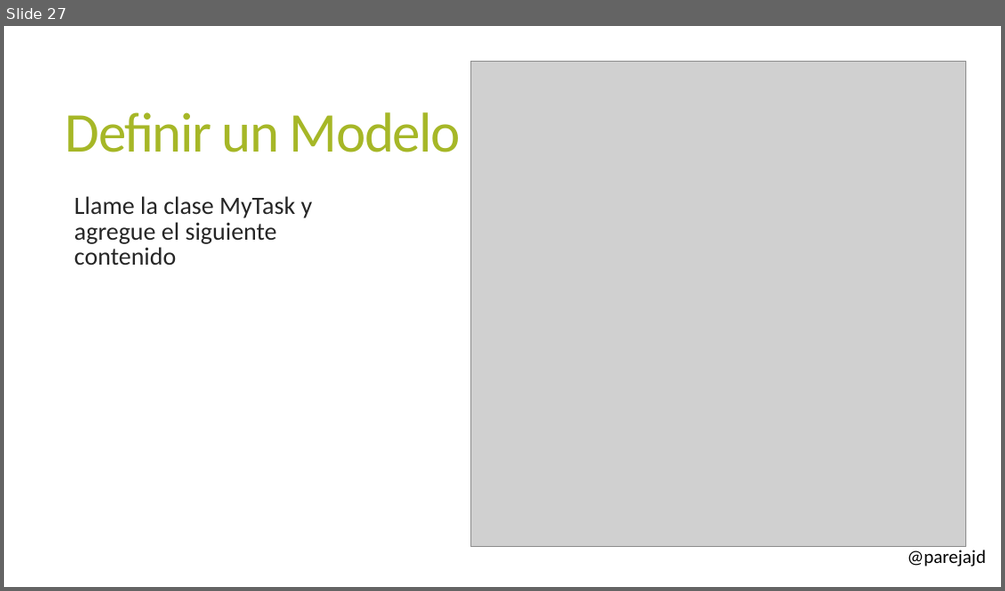
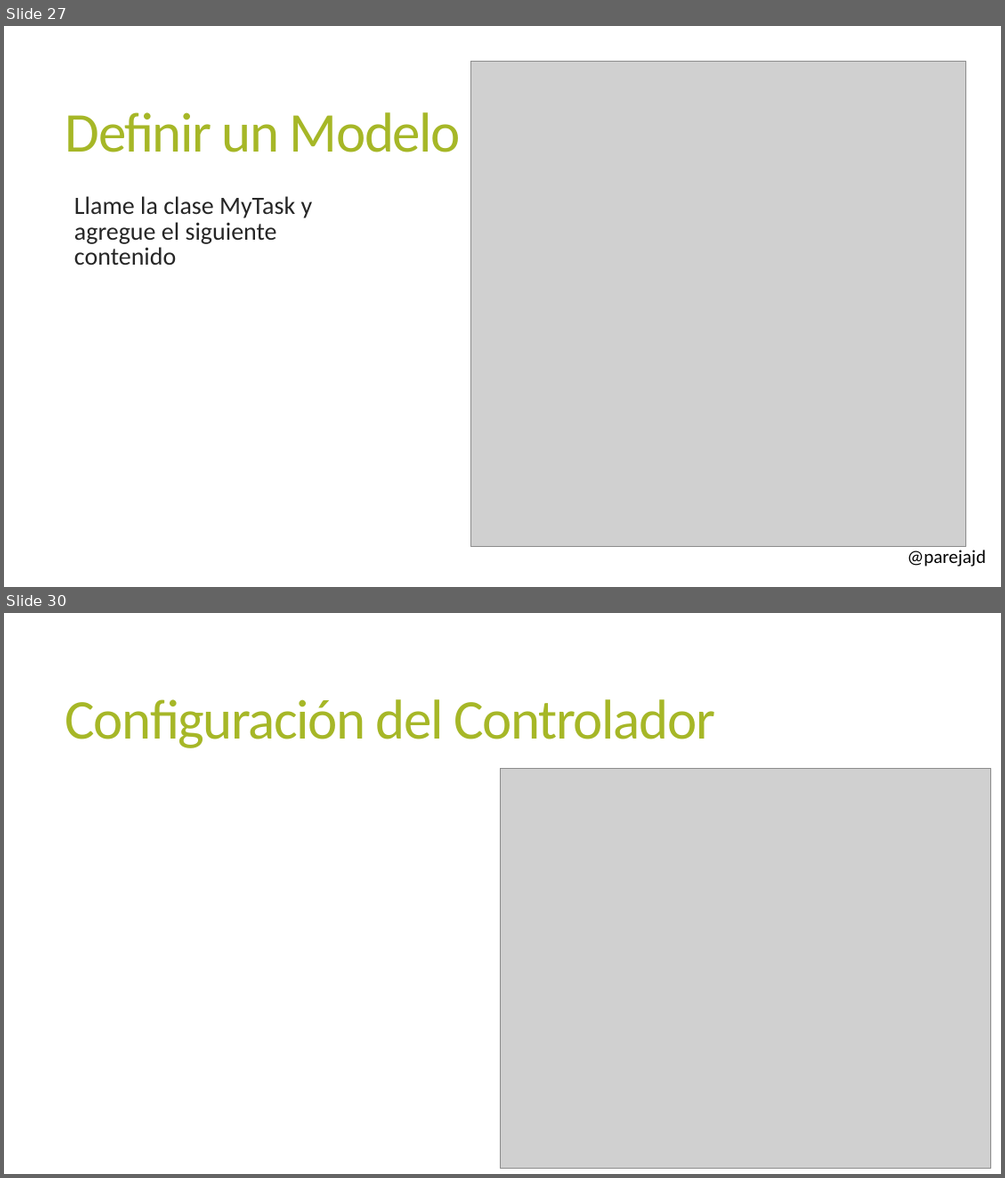
Before and after one commit to parejajd/AprendiendoDotNet, a slide deck: Presentations/4. ASP.NET MVC Core.pptx. Shown one above the other, each under a label of ours: slide 27 before the commit, slides 27 and 30 after it; the slides between them are not shown. The pictures are 1005x591 and 1005x1178 pixels, drawn with LibreOffice and Linux fonts; fonts in the diff are those of the drawing; grey boxes stand for pictures; background and template pictures are left out. Boxes give left, top, right and bottom in pixels: in the first picture for what was removed or moved away, otherwise in the second. Text is boxed around its words. In the diff, an @@ line names an element or a change of style, - is before the commit and + after.

```diff
--- a/Presentations/4. ASP.NET MVC Core.pptx
+++ b/Presentations/4. ASP.NET MVC Core.pptx
@@ slide 30 added at (4,613,1001,1174), background #FFFFFF; not listed: 1 template element that a slide beside it also shows @@
@@ title added at (65,699,715,748), 54 pt, text #A6B727 @@
+Configuración del Controlador
@@ picture added at (501,769,991,1168) @@
```
Also in this commit, not shown: 1 slide changed, 1 other slide added, 9 other files.
